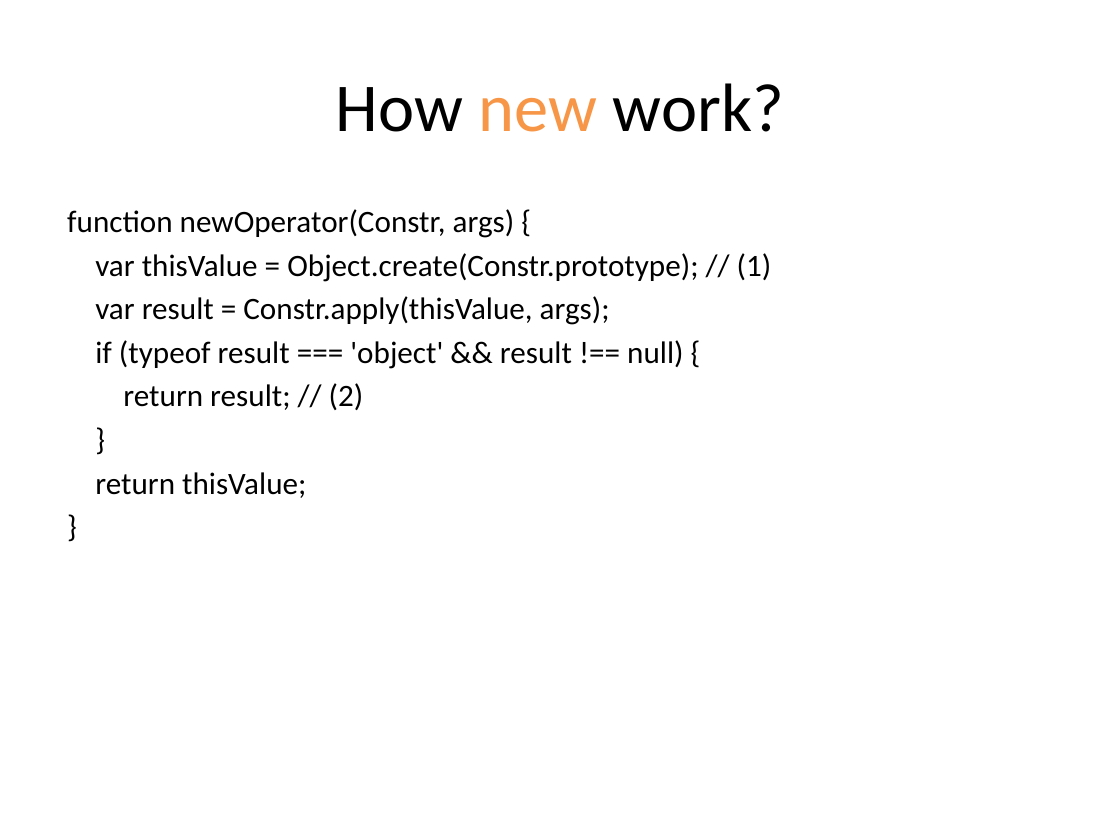
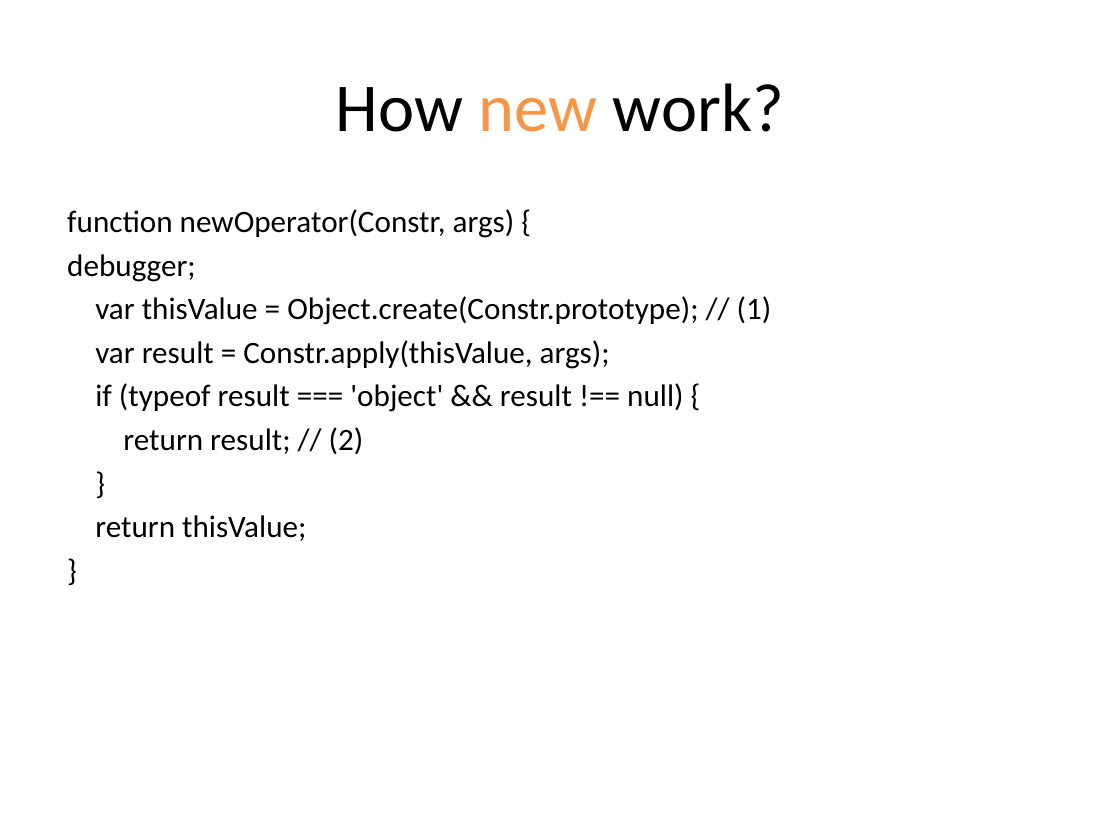
Before and after one commit to dzmitry-varabei/front-end-course, a slide deck: slide 9 of inheritance-in-javascript/Inheritance.pptx. Drawn at 1120x840 pixels with LibreOffice and Linux fonts; fonts in the diff are those of the drawing. Boxes give left, top, right and bottom in pixels: in the first picture for what was removed or moved away, otherwise in the second. Text is boxed around its words. In the diff, an @@ line names an element or a change of style, - is before the commit and + after.

```diff
--- a/inheritance-in-javascript/Inheritance.pptx
+++ b/inheritance-in-javascript/Inheritance.pptx
@@ text at [67,254,196,282]: paragraph added @@
+debugger;
```
Also in this commit, not shown: 4 other slides changed, 4 other files.
